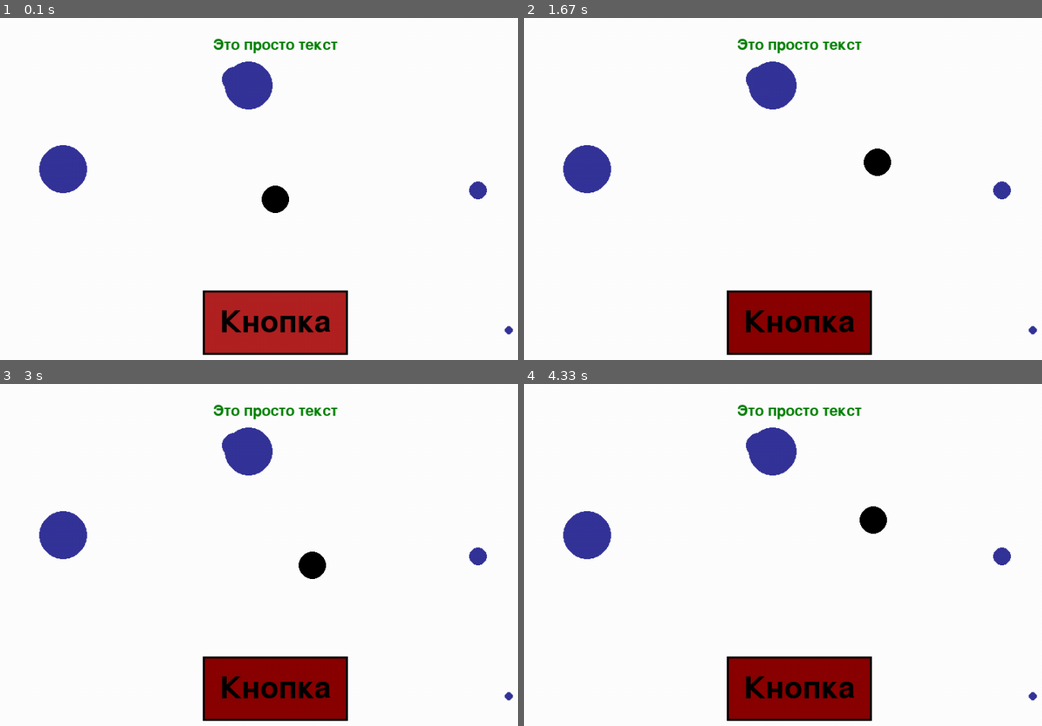
Above: before the commit, frames 1-4 (two rows, left to right).
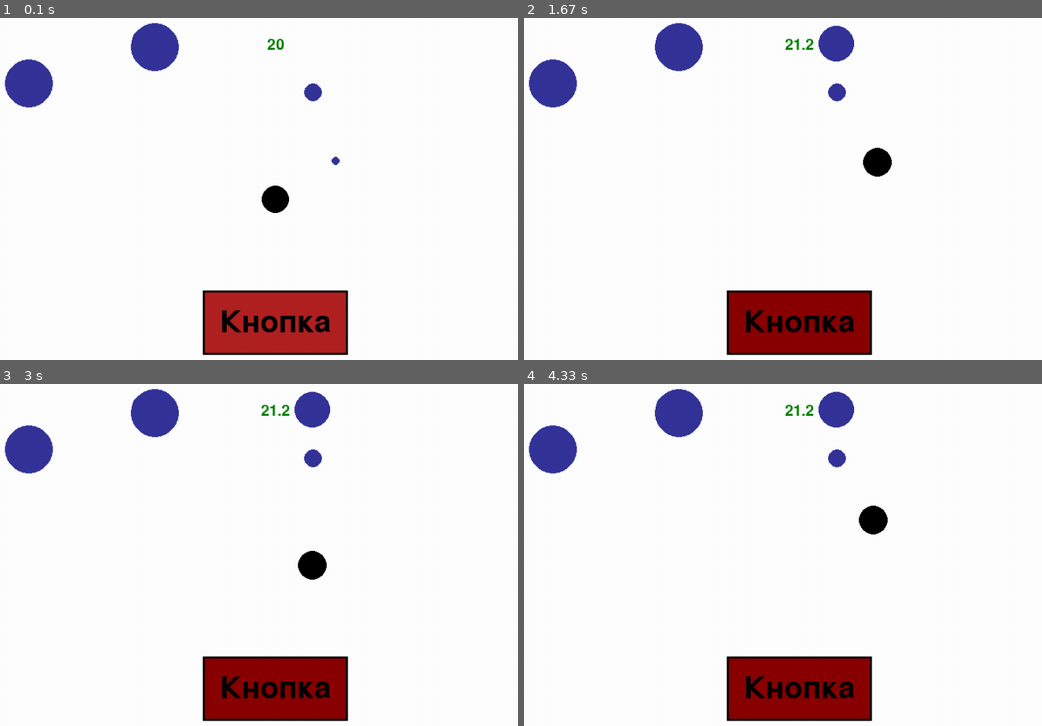
Above: after the commit, the same moments.

Repository: polismir/pygame_my
Game: pygame game, started from task9.py
The game is run twice, just before and just after one commit, with the same random seed, the same clock (stepped at 60 frames per second) and the same inputs.
Inputs:
- Up to frame 1 (0.1 s): no input
- Up to frame 2 (1.67 s): click "Кнопка" at 0.38 s; hold Right 0.67-1.13 s; hold Up 1.17-1.47 s; hold Right from 1.5 s (still down)
- Up to frame 3 (3 s): release Right at 1.97 s; hold Left 2-2.53 s; hold Down 2.57-2.87 s; hold Left from 2.9 s (still down)
- Up to frame 4 (4.33 s): release Left at 3.3 s; hold Up 3.33-3.7 s; hold Right from 3.73 s (still down)

The runs differ from the first frame. In frame 1, 5.0% of the frame differs, in the area x 0-100%, y 1-93%; in frame 2, 5.5%; in frame 3, 5.5%; in frame 4, 5.5%.

Commit message:
Update task9.py

Diff:
--- a/task9.py
+++ b/task9.py
@@ -17,8 +17,8 @@
 
     def __init__(self):
         self.random_size = random.randint(5, 35)
-        random_x = random.randint(self.random_size, WIDTH - self.random_size)
-        random_y = random.randint(self.random_size, HEIGHT - self.random_size)
+        random_x = random.randint(self.random_size, WIDTH - self.random_size - 300)
+        random_y = random.randint(self.random_size, HEIGHT - self.random_size - 300)
 
         self.food_surf = pg.Surface((Food.SIZE, Food.SIZE), pg.SRCALPHA)
         self.food_rect = self.food_surf.get_rect(center=(random_x, random_y))
@@ -53,8 +53,10 @@
             self.player_rect.y += dy * self.speed
 
     def eat(self, r):
+        global my_text
         if self.r <= 90:
             self.r += r / 5
+            my_text.change_text(str(self.r))
             self.player_surf.fill((0, 0, 0, 0))
             pg.draw.circle(self.player_surf, (*BLACK, 255),
                     (self.player_rect.width / 2, self.player_rect.height / 2), self.r)
@@ -65,8 +67,10 @@
 
     def start_radius(self):
         self.r = 20
+        self.player_surf.fill((0, 0, 0, 0))
         pg.draw.circle(self.player_surf, (*BLACK, 255),
                        (self.player_rect.width / 2, self.player_rect.height / 2), self.r)
+
 
 def check_collisions(player, foods):
     for food in foods:
@@ -80,6 +84,9 @@
 
 class Text:
     def __init__(self, text_size, text, text_color, text_pos):
+        self.text_color = text_color
+        self.text_pos = text_pos
+        self.text_size = text_size
         self.font = pg.font.SysFont(None, text_size)
         self.surf = self.font.render(text, True, text_color)
         self.rect = self.surf.get_rect(center=text_pos)
@@ -87,6 +94,9 @@
     def draw(self, screen):
         screen.blit(self.surf, self.rect)
 
+    def change_text(self, new_text):
+        self.surf = self.font.render(new_text, True, self.text_color)
+        self.rect = self.surf.get_rect(center=self.text_pos)
 
 class Button:
     def __init__(self, text_size, text, text_color, button_color, button_cover_color, button_pos):
@@ -116,6 +126,7 @@
 def check_click_on_button(button):
     if button.button_rect.collidepoint(pg.mouse.get_pos()):
         player.start_radius()
+        my_text.change_text(str(player.r))
 
 
 def check_mouse_on_button(button):
@@ -130,11 +141,11 @@
 pg.display.set_caption("Игра")
 clock = pg.time.Clock()
 
-my_text = Text(32, "Это просто текст", GREEN, (WIDTH / 2, HEIGHT * 1 / 8))
-my_button = Button(64, "Кнопка", BLACK, RED, DARK_RED, (WIDTH / 2, HEIGHT * 2 / 2.5))
-
 foods = [Food(), Food(), Food(), Food(), Food()]
 player = Player()
+
+my_text = Text(32, str(player.r), GREEN, (WIDTH / 2, HEIGHT * 1 / 8))
+my_button = Button(64, "Кнопка", BLACK, RED, DARK_RED, (WIDTH / 2, HEIGHT * 2 / 2.5))
 
 screen.fill(WHITE)
 for elem in foods:
